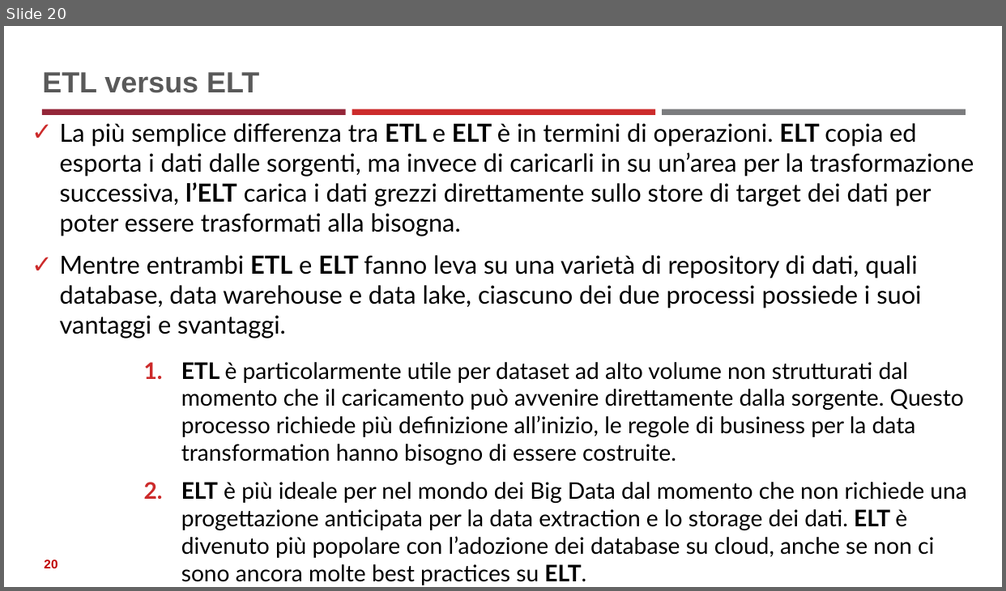
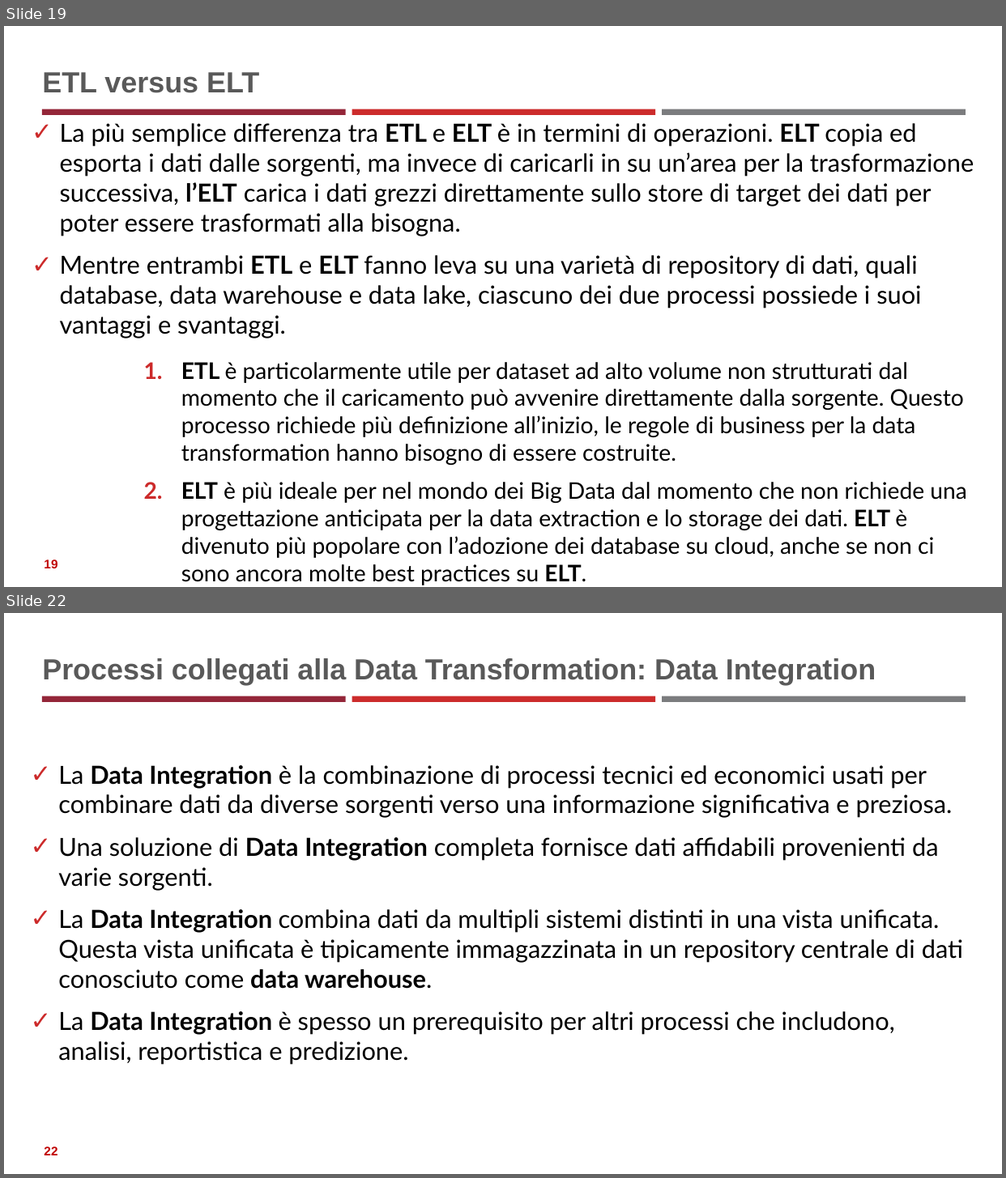
Before and after one commit to neural1977/data_science_interview_material, a slide deck: Data_Science_ita.pptx. Shown one above the other, each under a label of ours: slide 20 before the commit, slides 19 and 22 after it; the slides between them are not shown. The pictures are 1006x591 and 1006x1178 pixels, drawn with LibreOffice and Linux fonts; fonts in the diff are those of the drawing. Boxes give left, top, right and bottom in pixels: in the first picture for what was removed or moved away, otherwise in the second. Text is boxed around its words. In the diff, an @@ line names an element or a change of style, - is before the commit and + after.

```diff
--- a/Data_Science_ita.pptx
+++ b/Data_Science_ita.pptx
@@ slide 22 added at bbox=[4, 613, 1002, 1174], background #FFFFFF; not listed: 3 template elements that a slide beside it also shows @@
@@ title added at bbox=[42, 658, 876, 685], 28 pt, text #595959, bold @@
+Processi collegati alla Data Transformation: Data Integration
@@ text added at bbox=[58, 765, 963, 1065], 24 pt, text #000000 @@
+✓ La Data Integration è la combinazione di processi tecnici ed economici usati per combinare dati da diverse sorgenti verso una informazione significativa e preziosa.
+✓ Una soluzione di Data Integration completa fornisce dati affidabili provenienti da varie sorgenti.
+✓ La Data Integration combina dati da multipli sistemi distinti in una vista unificata. Questa vista unificata è tipicamente immagazzinata in un repository centrale di dati conosciuto come data warehouse.
+✓ La Data Integration è spesso un prerequisito per altri processi che includono, analisi, reportistica e predizione.
@@ page number added at bbox=[44, 1147, 57, 1156], 12 pt, text #C00000, bold @@
+22
@@ what was slide 20 is now slide 19 @@
@@ page number at bbox=[44, 560, 57, 569]: text changed @@
-20
+19
```
Also in this commit, not shown: 4 slides changed, 15 other slides added, 1 slide removed, 3 other files.
